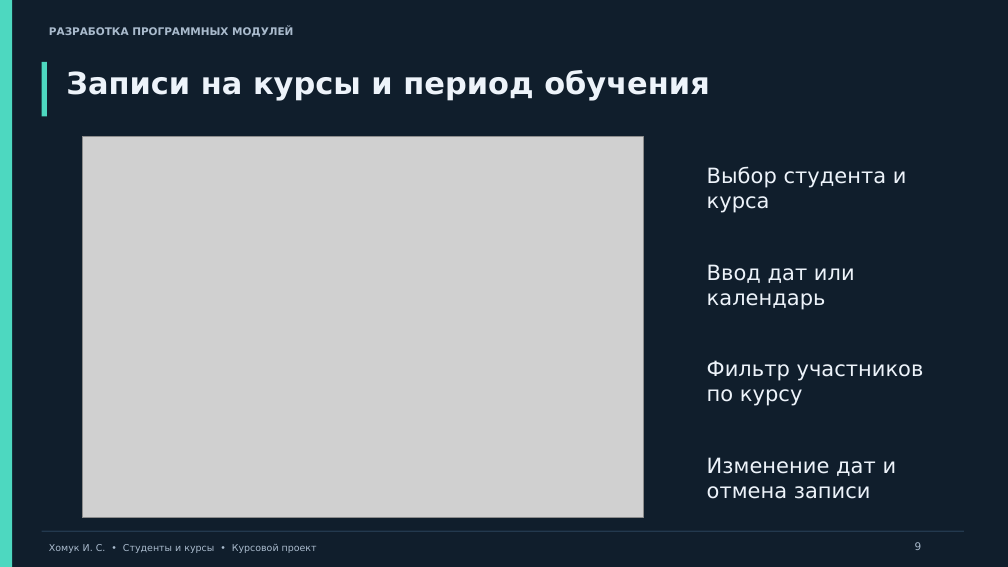
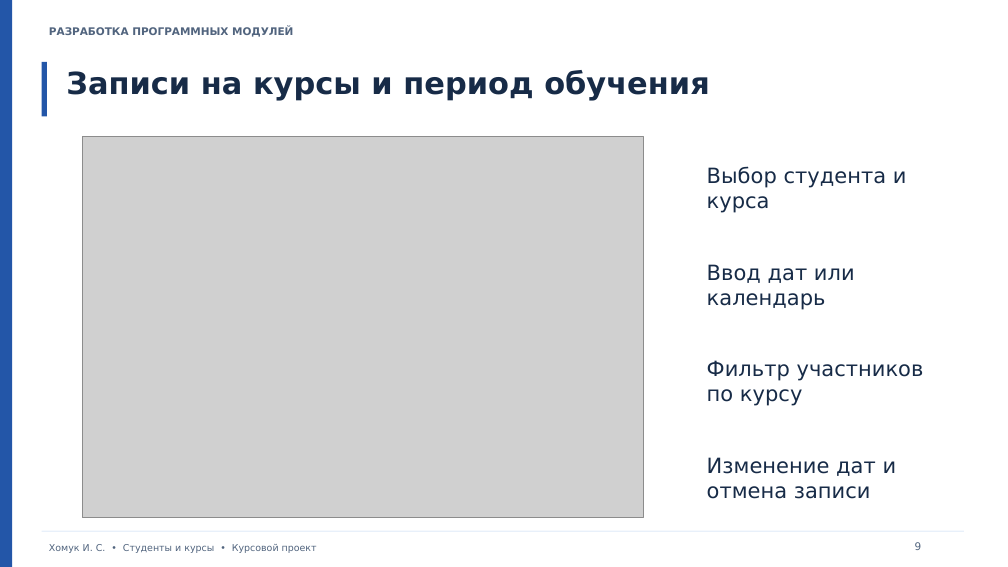
Before and after one commit to keltuzedd/student_courses, a slide deck: slide 9 of presentation.pptx. Drawn at 1008x567 pixels with LibreOffice and Linux fonts; fonts in the diff are those of the drawing; grey boxes stand for pictures. Boxes give left, top, right and bottom in pixels: in the first picture for what was removed or moved away, otherwise in the second. Text is boxed around its words. In the diff, an @@ line names an element or a change of style, - is before the commit and + after.

```diff
--- a/presentation.pptx
+++ b/presentation.pptx
@@ background #101E2C to #FFFFFF @@
@@ rectangle at [0,0,12,567]: fill #4DD8C0 to #2356A8 @@
@@ rectangle at [42,62,47,116]: fill #4DD8C0 to #2356A8 @@
@@ rectangle at [42,531,964,532]: fill #23394E to #E8F0FA @@
@@ page number at [915,542,922,550]: text colour #AABBCD to #51647E @@
```
Also in this commit, not shown: 11 other slides changed.
